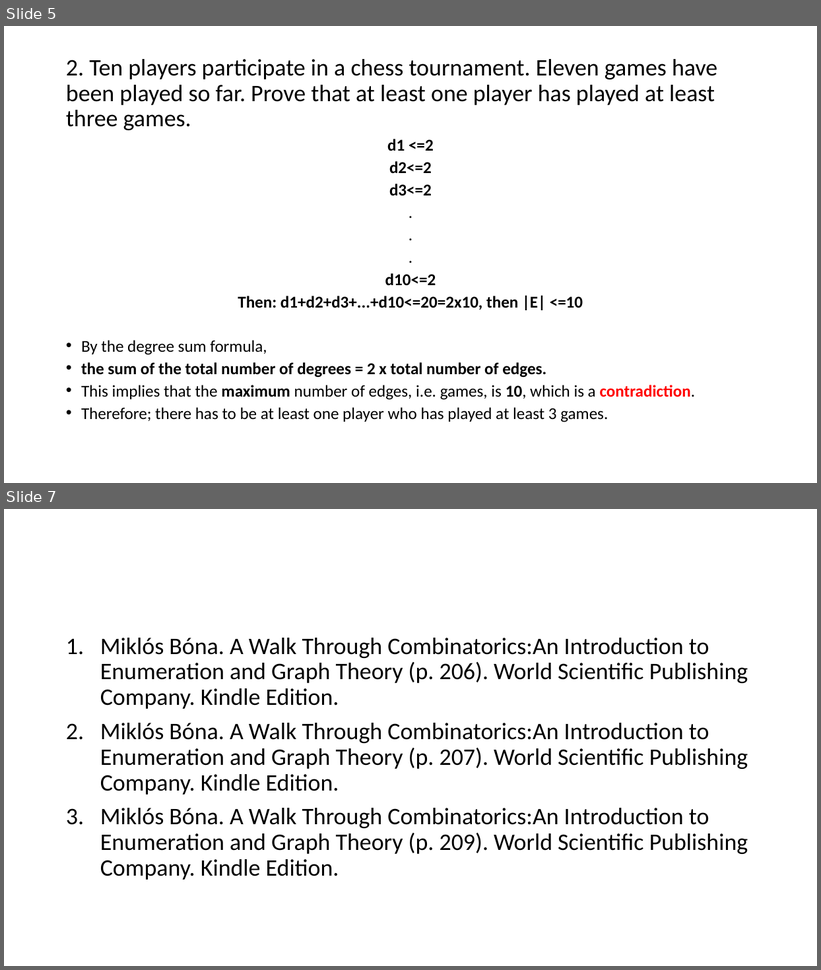
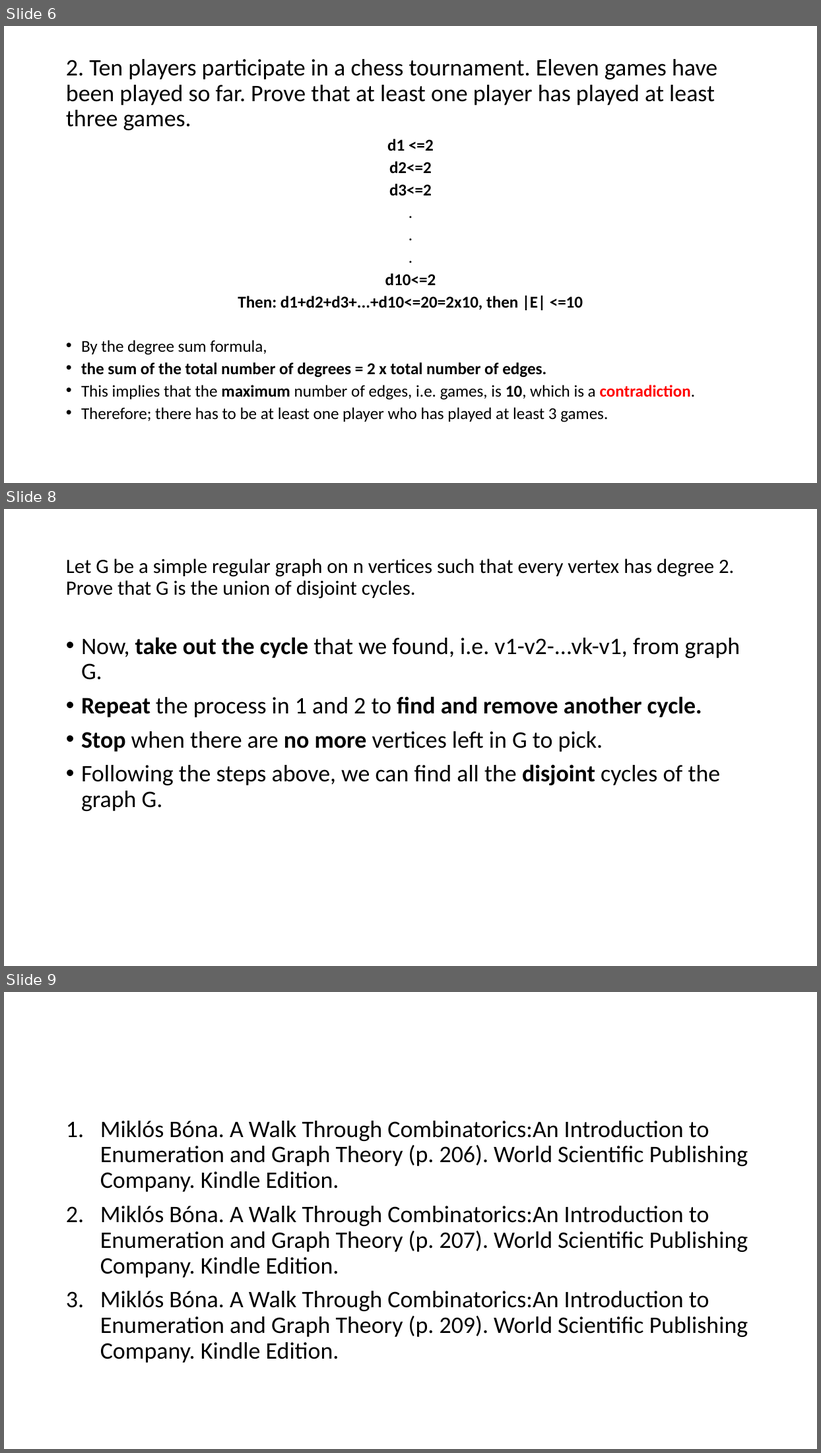
Before and after one commit to gholami7/CSC344-slides, a slide deck: MAT344-G1.pptx. Shown one above the other, each under a label of ours: slides 5 and 7 before the commit, slides 6, 8 and 9 after it; the slides between them are not shown. The pictures are 821x970 and 821x1453 pixels, drawn with LibreOffice and Linux fonts; fonts in the diff are those of the drawing. Boxes give left, top, right and bottom in pixels: in the first picture for what was removed or moved away, otherwise in the second. Text is boxed around its words. In the diff, an @@ line names an element or a change of style, - is before the commit and + after.

Commit message:
updated with a disjoint cycles questions

```diff
--- a/MAT344-G1.pptx
+++ b/MAT344-G1.pptx
@@ slide 8 added at bbox=[4, 509, 817, 966], background #FFFFFF @@
@@ title added at bbox=[66, 559, 734, 599], 24 pt, text #000000 @@
+Let G be a simple regular graph on n vertices such that every vertex has degree 2. Prove that G is the union of disjoint cycles.
@@ text added at bbox=[81, 637, 741, 811], 28 pt, text #000000 @@
+• Now, take out the cycle that we found, i.e. v1-v2-...vk-v1, from graph G.
+• Repeat the process in 1 and 2 to find and remove another cycle.
+• Stop when there are no more vertices left in G to pick.
+• Following the steps above, we can find all the disjoint cycles of the graph G.
@@ what was slide 5 is now slide 6 @@
@@ what was slide 7 is now slide 9 @@
```
Also in this commit, not shown: 2 other slides added, 1 slide removed.
